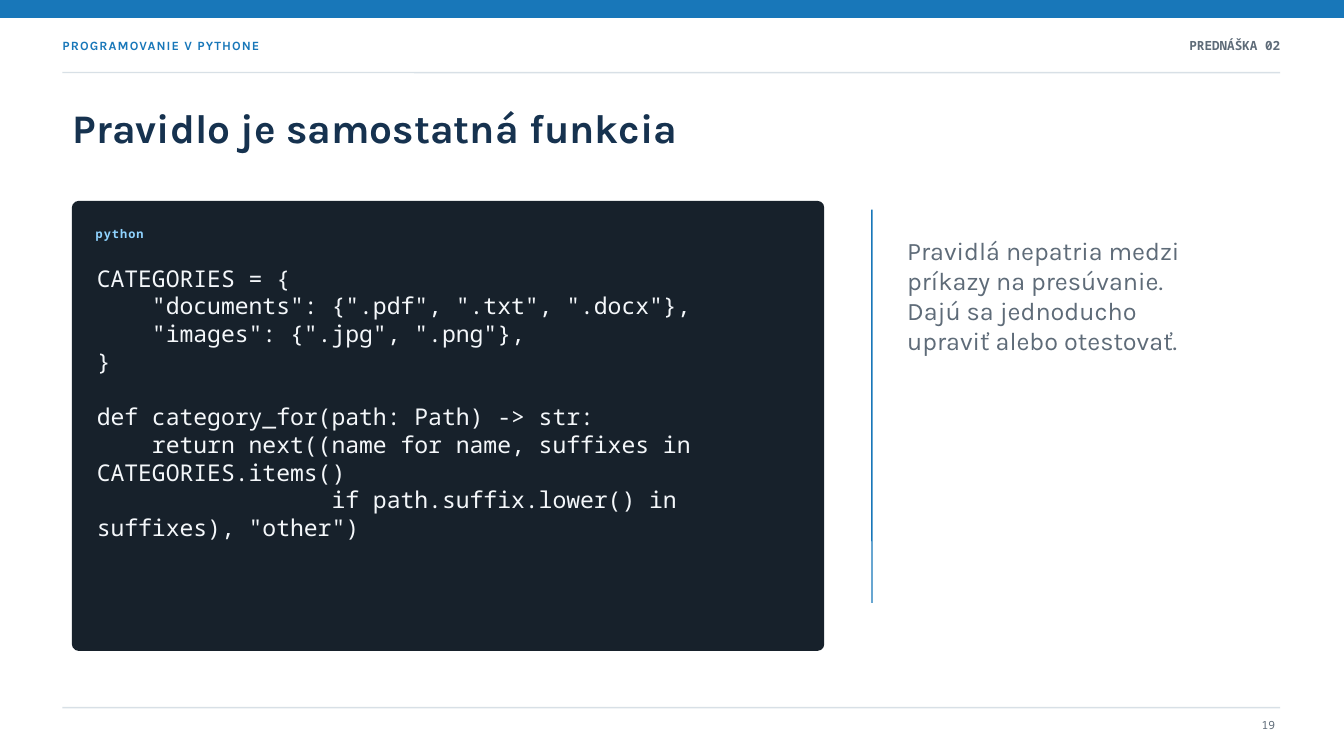
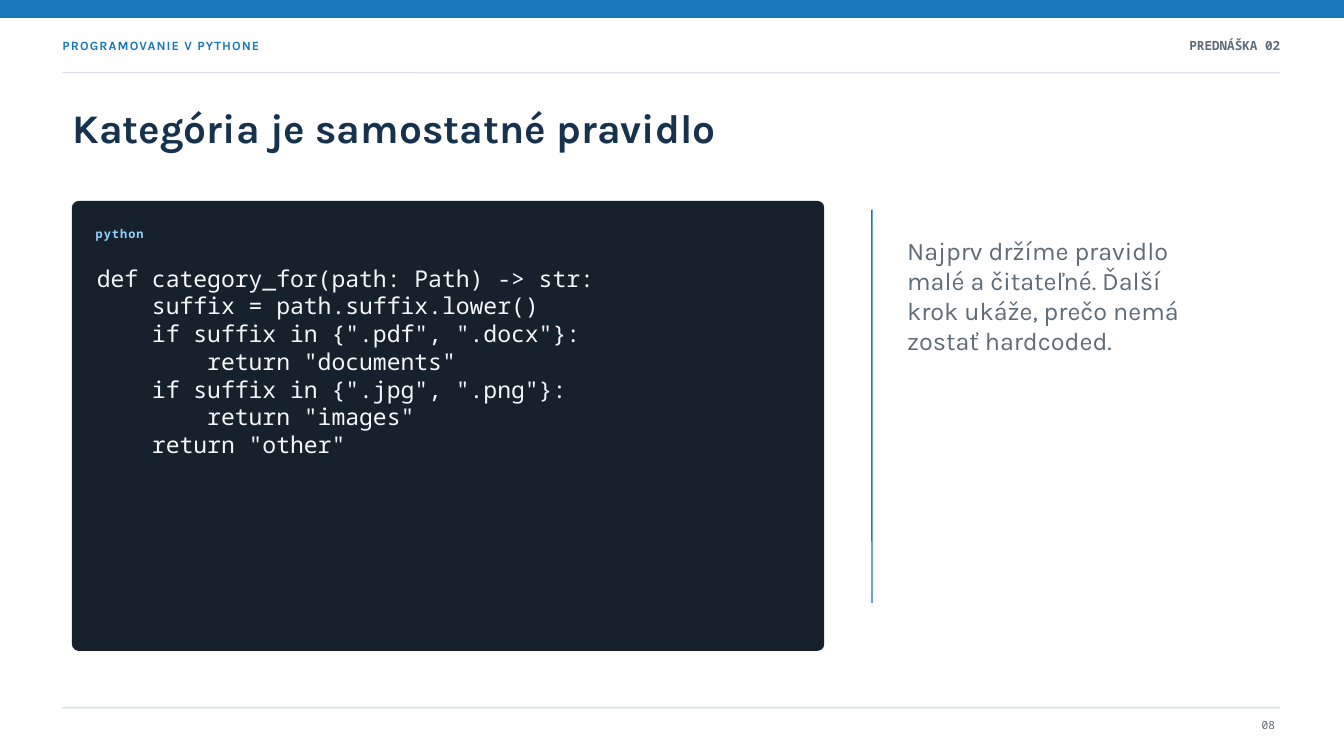
Before and after one commit to marek-horvath/python, a slide deck: slide 8 of presentations/02-skriptovanie-automatizacia.sk.pptx (slide 19 before the commit). Drawn at 1344x756 pixels with LibreOffice and Linux fonts; fonts in the diff are those of the drawing. Boxes give left, top, right and bottom in pixels: in the first picture for what was removed or moved away, otherwise in the second. Text is boxed around its words. In the diff, an @@ line names an element or a change of style, - is before the commit and + after.

```diff
--- a/presentations/02-skriptovanie-automatizacia.sk.pptx
+++ b/presentations/02-skriptovanie-automatizacia.sk.pptx
@@ text at [73,111,715,154]: text changed @@
-Pravidlo je samostatná funkcia
+Kategória je samostatné pravidlo
@@ text at [907,241,1179,351]: text changed @@
-Pravidlá nepatria medzi príkazy na presúvanie. Dajú sa jednoducho upraviť alebo otestovať.
+Najprv držíme pravidlo malé a čitateľné. Ďalší krok ukáže, prečo nemá zostať hardcoded.
@@ text at [97,270,690,348]: paragraphs removed @@
-CATEGORIES = {
-"documents": {".pdf", ".txt", ".docx"},
-"images": {".jpg", ".png"},
-}
@@ text at [152,296,580,454]: text changed @@
-return next((name for name, suffixes in CATEGORIES.items()
-if path.suffix.lower() in suffixes), "other")
+suffix = path.suffix.lower()
+if suffix in {".pdf", ".docx"}:
+return "documents"
+if suffix in {".jpg", ".png"}:
+return "images"
+return "other"
@@ text at [1262,721,1275,729]: text changed @@
-19
+08
```
Also in this commit, not shown: 14 other slides changed, 10 slides added, 19 slides removed, 2 other files.
